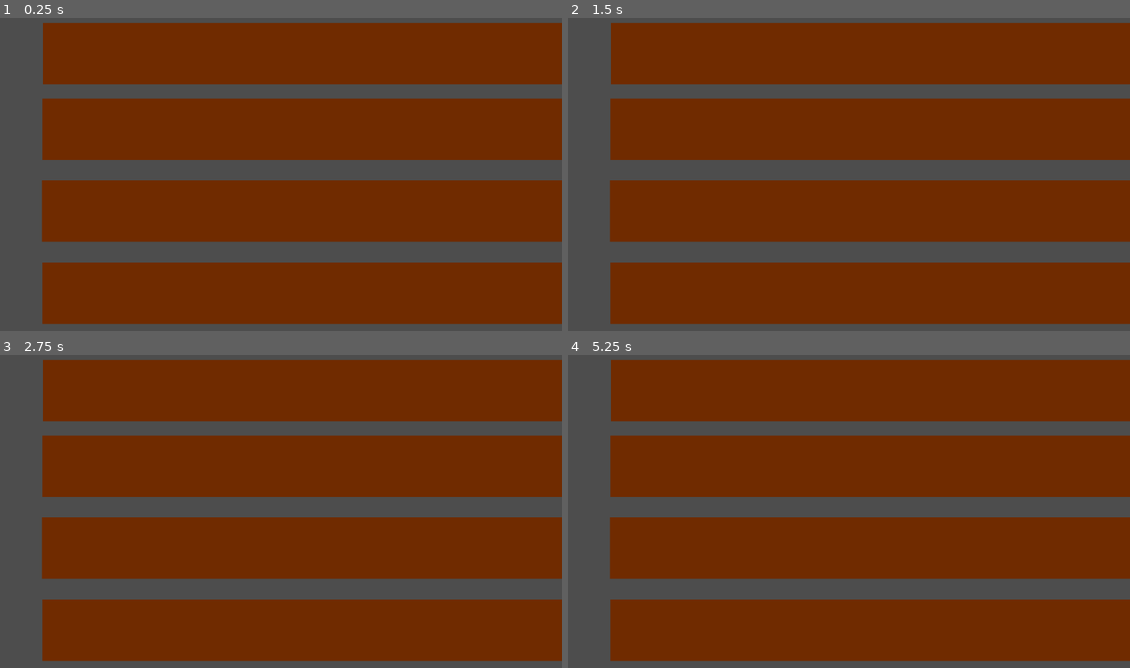
Above: before the commit, frames 1-4 (two rows, left to right).
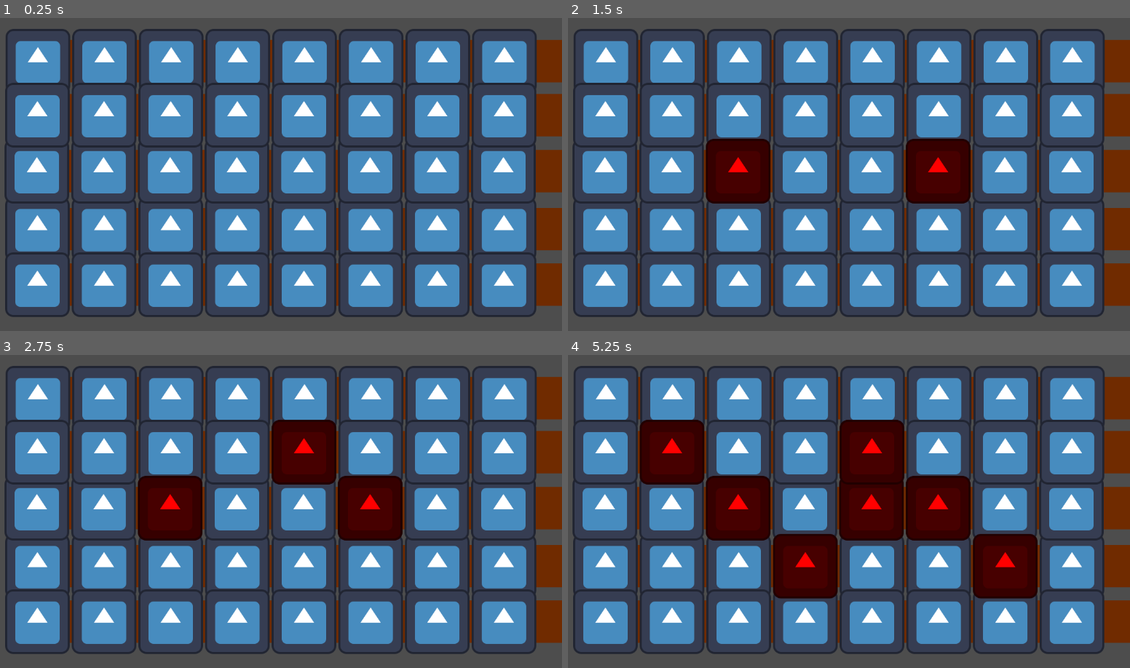
Above: after the commit, the same moments.

Repository: ImOutOfBounds/tower-defense
Game: Godot game, scene res://scenes/level.tscn
The game is run twice, just before and just after one commit, with the same random seed, the same clock (stepped at 60 frames per second) and the same inputs. The engine's default icon, where the game draws it, is replaced by a stand-in: a white triangle on a blue panel in a dark square.
Inputs (mouse positions are in pixels of both pictures, inside the frame that each line leads up to):
- Up to frame 1 (0.25 s): no input
- Up to frame 2 (1.5 s): tap Enter at 0.5 s; move the mouse to (967, 155) at 0.52 s; click (967, 155) at 0.67 s; tap Space at 1.25 s; move the mouse to (725, 190) at 1.27 s; click (725, 190) at 1.42 s
- Up to frame 3 (2.75 s): tap Enter at 2 s; move the mouse to (331, 436) at 2.02 s; click (331, 436) at 2.17 s
- Up to frame 4 (5.25 s): tap Space at 2.75, 4.25 s; move the mouse to (809, 574) at 2.77 s; click (809, 574) at 2.92 s; tap Enter at 3.5 s; move the mouse to (1011, 558) at 3.52 s; click (1011, 558) at 3.67 s; move the mouse to (663, 461) at 4.27 s; click (663, 461) at 4.42 s; move the mouse to (865, 508) at 5.02 s; click (865, 508) at 5.17 s

The runs differ from the first frame. In frame 1, 82% of the frame differs, in the area x 0-100%, y 1-98%; in frame 2, 82%; in frame 3, 82%; in frame 4, 84%.

Commit message:
version 1

Diff:
--- a/towerdefense/project.godot
+++ b/towerdefense/project.godot
@@ -14,3 +14,12 @@
 run/main_scene="res://scenes/level.tscn"
 config/features=PackedStringArray("4.3", "Forward Plus")
 config/icon="res://icon.svg"
+
+[layer_names]
+
+2d_render/layer_1="torrets"
+2d_render/layer_2="enemys"
+2d_render/layer_3="torrProj"
+2d_physics/layer_1="Torrets"
+2d_physics/layer_2="Enemys"
+2d_physics/layer_3="Projectiles"
--- /dev/null
+++ b/towerdefense/scenes/Projectiles/Shot.tscn
@@ -0,0 +1,25 @@
+[gd_scene load_steps=4 format=3 uid="uid://b3pv7irlkanal"]
+
+[ext_resource type="Script" path="res://scripts/shot.gd" id="1_07x62"]
+[ext_resource type="Texture2D" uid="uid://dvn5l6f6nm1o0" path="res://icon.svg" id="1_dbkh5"]
+
+[sub_resource type="CircleShape2D" id="CircleShape2D_3lat4"]
+radius = 27.074
+
+[node name="Shot" type="Node2D"]
+z_index = 1
+script = ExtResource("1_07x62")
+
+[node name="Icon" type="Sprite2D" parent="."]
+modulate = Color(0.25, 1, 0, 1)
+scale = Vector2(0.4, 0.4)
+texture = ExtResource("1_dbkh5")
+
+[node name="StaticBody2D" type="Area2D" parent="."]
+collision_layer = 4
+collision_mask = 2
+
+[node name="CollisionShape2D" type="CollisionShape2D" parent="StaticBody2D"]
+shape = SubResource("CircleShape2D_3lat4")
+
+[connection signal="body_entered" from="StaticBody2D" to="." method="_on_static_body_2d_body_entered"]
--- a/towerdefense/scenes/enemys/zombie.tscn
+++ b/towerdefense/scenes/enemys/zombie.tscn
@@ -1,7 +1,10 @@
-[gd_scene load_steps=3 format=3 uid="uid://q7teof7gg5qe"]
+[gd_scene load_steps=4 format=3 uid="uid://q7teof7gg5qe"]
 
 [ext_resource type="Script" path="res://scripts/zombie.gd" id="1_4jkhq"]
 [ext_resource type="Texture2D" uid="uid://dvn5l6f6nm1o0" path="res://icon.svg" id="1_i6mnc"]
+
+[sub_resource type="RectangleShape2D" id="RectangleShape2D_h2xx4"]
+size = Vector2(123, 120)
 
 [node name="Zombie" type="Node2D"]
 script = ExtResource("1_4jkhq")
@@ -9,3 +12,11 @@
 [node name="Icon" type="Sprite2D" parent="."]
 modulate = Color(0.316667, 1, 0, 1)
 texture = ExtResource("1_i6mnc")
+
+[node name="StaticBody2D" type="StaticBody2D" parent="."]
+collision_layer = 2
+collision_mask = 5
+
+[node name="CollisionShape2D" type="CollisionShape2D" parent="StaticBody2D"]
+position = Vector2(-0.5, -1)
+shape = SubResource("RectangleShape2D_h2xx4")
--- a/towerdefense/scenes/layer.tscn
+++ /dev/null
@@ -1,26 +0,0 @@
-[gd_scene load_steps=3 format=3 uid="uid://cqguu6my57xbb"]
-
-[ext_resource type="Script" path="res://scripts/layer.gd" id="1_k66nc"]
-[ext_resource type="PackedScene" uid="uid://q7teof7gg5qe" path="res://scenes/enemys/zombie.tscn" id="2_qesm7"]
-
-[node name="Layer" type="Node2D"]
-script = ExtResource("1_k66nc")
-enemy = ExtResource("2_qesm7")
-
-[node name="ColorRect" type="ColorRect" parent="."]
-anchors_preset = 8
-anchor_left = 0.5
-anchor_top = 0.5
-anchor_right = 0.5
-anchor_bottom = 0.5
-offset_left = -1153.0
-offset_top = -63.0
-offset_bottom = 59.0
-grow_horizontal = 2
-grow_vertical = 2
-size_flags_horizontal = 4
-color = Color(0.44, 0.168667, 0, 1)
-
-[node name="Timer" type="Timer" parent="."]
-
-[connection signal="timeout" from="Timer" to="." method="_on_timer_timeout"]
--- a/towerdefense/scenes/level.tscn
+++ b/towerdefense/scenes/level.tscn
@@ -1,18 +1,21 @@
 [gd_scene load_steps=2 format=3 uid="uid://d67ytyupxg37"]
 
-[ext_resource type="PackedScene" uid="uid://cqguu6my57xbb" path="res://scenes/layer.tscn" id="1_ex1bv"]
+[ext_resource type="PackedScene" uid="uid://cqguu6my57xbb" path="res://scenes/level/layer.tscn" id="1_ex1bv"]
 
 [node name="Level" type="Node2D"]
 position = Vector2(125, 3)
 
 [node name="Layer" parent="." instance=ExtResource("1_ex1bv")]
-position = Vector2(1152, 87)
+position = Vector2(451, 100)
 
 [node name="Layer2" parent="." instance=ExtResource("1_ex1bv")]
-position = Vector2(1151, 562)
+position = Vector2(450, 433)
 
 [node name="Layer3" parent="." instance=ExtResource("1_ex1bv")]
-position = Vector2(1150, 399)
+position = Vector2(449, 318)
 
 [node name="Layer4" parent="." instance=ExtResource("1_ex1bv")]
-position = Vector2(1151, 237)
+position = Vector2(450, 207)
+
+[node name="Layer5" parent="." instance=ExtResource("1_ex1bv")]
+position = Vector2(450, 543)
--- /dev/null
+++ b/towerdefense/scenes/level/instPlace.tscn
@@ -0,0 +1,16 @@
+[gd_scene load_steps=4 format=3 uid="uid://cwdxt2es5nxs2"]
+
+[ext_resource type="Texture2D" uid="uid://dvn5l6f6nm1o0" path="res://icon.svg" id="1_4kc23"]
+[ext_resource type="Script" path="res://scripts/inst_place.gd" id="2_xqnjo"]
+[ext_resource type="PackedScene" uid="uid://c03h45ggehvp5" path="res://scenes/torret/torret1.tscn" id="3_qi7ft"]
+
+[node name="InstPlace" type="TextureRect"]
+offset_left = -64.0
+offset_top = -64.0
+offset_right = 64.0
+offset_bottom = 64.0
+texture = ExtResource("1_4kc23")
+script = ExtResource("2_xqnjo")
+plant = ExtResource("3_qi7ft")
+
+[connection signal="gui_input" from="." to="." method="_on_gui_input"]
--- /dev/null
+++ b/towerdefense/scenes/level/layer.tscn
@@ -0,0 +1,69 @@
+[gd_scene load_steps=4 format=3 uid="uid://cqguu6my57xbb"]
+
+[ext_resource type="Script" path="res://scripts/layer.gd" id="1_k66nc"]
+[ext_resource type="PackedScene" uid="uid://q7teof7gg5qe" path="res://scenes/enemys/zombie.tscn" id="2_qesm7"]
+[ext_resource type="PackedScene" uid="uid://cwdxt2es5nxs2" path="res://scenes/level/instPlace.tscn" id="3_hn3po"]
+
+[node name="Layer" type="Node2D"]
+script = ExtResource("1_k66nc")
+enemy = ExtResource("2_qesm7")
+
+[node name="SpawnPoint" type="Marker2D" parent="."]
+position = Vector2(800, 0)
+
+[node name="ColorRect" type="ColorRect" parent="."]
+anchors_preset = 8
+anchor_left = 0.5
+anchor_top = 0.5
+anchor_right = 0.5
+anchor_bottom = 0.5
+offset_left = -524.0
+offset_top = -42.0
+offset_right = 895.0
+offset_bottom = 42.0
+grow_horizontal = 2
+grow_vertical = 2
+size_flags_horizontal = 4
+color = Color(0.44, 0.168667, 0, 1)
+
+[node name="Timer" type="Timer" parent="."]
+
+[node name="HBoxContainer" type="HBoxContainer" parent="."]
+anchors_preset = 8
+anchor_left = 0.5
+anchor_top = 0.5
+anchor_right = 0.5
+anchor_bottom = 0.5
+offset_left = -328.0
+offset_top = -64.0
+offset_right = 328.0
+offset_bottom = 64.0
+grow_horizontal = 2
+grow_vertical = 2
+alignment = 1
+
+[node name="InstPlace" parent="HBoxContainer" instance=ExtResource("3_hn3po")]
+layout_mode = 2
+
+[node name="InstPlace2" parent="HBoxContainer" instance=ExtResource("3_hn3po")]
+layout_mode = 2
+
+[node name="InstPlace3" parent="HBoxContainer" instance=ExtResource("3_hn3po")]
+layout_mode = 2
+
+[node name="InstPlace4" parent="HBoxContainer" instance=ExtResource("3_hn3po")]
+layout_mode = 2
+
+[node name="InstPlace5" parent="HBoxContainer" instance=ExtResource("3_hn3po")]
+layout_mode = 2
+
+[node name="InstPlace6" parent="HBoxContainer" instance=ExtResource("3_hn3po")]
+layout_mode = 2
+
+[node name="InstPlace7" parent="HBoxContainer" instance=ExtResource("3_hn3po")]
+layout_mode = 2
+
+[node name="InstPlace8" parent="HBoxContainer" instance=ExtResource("3_hn3po")]
+layout_mode = 2
+
+[connection signal="timeout" from="Timer" to="." method="_on_timer_timeout"]
--- /dev/null
+++ b/towerdefense/scenes/torret/torret1.tscn
@@ -0,0 +1,27 @@
+[gd_scene load_steps=4 format=3 uid="uid://c03h45ggehvp5"]
+
+[ext_resource type="Script" path="res://scripts/torret_1.gd" id="1_b1hcu"]
+[ext_resource type="Texture2D" uid="uid://dvn5l6f6nm1o0" path="res://icon.svg" id="2_cj3l5"]
+[ext_resource type="PackedScene" uid="uid://b3pv7irlkanal" path="res://scenes/Projectiles/Shot.tscn" id="2_d6os7"]
+
+[node name="Torret1" type="Node2D"]
+z_index = 1
+script = ExtResource("1_b1hcu")
+bullet = ExtResource("2_d6os7")
+
+[node name="Aim" type="Marker2D" parent="."]
+position = Vector2(128, 66)
+
+[node name="Icon" type="Sprite2D" parent="."]
+modulate = Color(1, 0, 0, 1)
+position = Vector2(64, 64)
+texture = ExtResource("2_cj3l5")
+
+[node name="RayCast2D" type="RayCast2D" parent="."]
+position = Vector2(2, 66)
+target_position = Vector2(1063, 0)
+collision_mask = 2
+
+[node name="Timer" type="Timer" parent="."]
+
+[connection signal="timeout" from="Timer" to="." method="_on_timer_timeout"]
--- /dev/null
+++ b/towerdefense/scripts/inst_place.gd
@@ -0,0 +1,10 @@
+extends TextureRect
+
+@export var plant : PackedScene
+
+
+func _on_gui_input(event: InputEvent) -> void:
+	if event is InputEventMouseButton:
+		if event.button_index == MOUSE_BUTTON_LEFT and event.pressed:
+			var new_instance = plant.instantiate()
+			add_child(new_instance)
--- a/towerdefense/scripts/layer.gd
+++ b/towerdefense/scripts/layer.gd
@@ -1,24 +1,18 @@
 extends Node2D
 
 
-@export var enemy = PackedScene
-
+@export var enemy : PackedScene
 
 
 # Called when the node enters the scene tree for the first time.
 func _ready() -> void:
-	enemy = load("res://scenes/enemys/zombie.tscn")
 	var time = randi_range(5, 10)
 	$Timer.start(time)
 
 
-# Called every frame. 'delta' is the elapsed time since the previous frame.
-func _process(delta: float) -> void:
-	pass
-
-
 func _on_timer_timeout() -> void:
 	var new_instance = enemy.instantiate()
+	new_instance.position = $SpawnPoint.position
 	add_child(new_instance)
 	var time = randi_range(5, 20)
 	$Timer.start(time)
--- /dev/null
+++ b/towerdefense/scripts/shot.gd
@@ -0,0 +1,10 @@
+extends Node2D
+
+
+func _on_static_body_2d_body_entered(body: Node2D) -> void:
+	if ("life" in body):
+		body.life -= 25
+	queue_free()
+
+func _physics_process(delta: float) -> void:
+	position.x += 4
--- /dev/null
+++ b/towerdefense/scripts/torret_1.gd
@@ -0,0 +1,22 @@
+extends Node2D
+
+@export var bullet : PackedScene
+@onready var isInTimer = false
+# Called when the node enters the scene tree for the first time.
+func _ready() -> void:
+	pass
+
+
+# Called every frame. 'delta' is the elapsed time since the previous frame.
+func _process(delta: float) -> void:
+	if $RayCast2D.get_collider() and not isInTimer:
+		isInTimer = true
+		$Timer.start(1)
+
+
+func _on_timer_timeout() -> void:
+	print("marcao")
+	var new_instance = bullet.instantiate()
+	new_instance.position = $Aim.position
+	add_child(new_instance)
+	isInTimer = false
--- a/towerdefense/scripts/zombie.gd
+++ b/towerdefense/scripts/zombie.gd
@@ -1,5 +1,6 @@
 extends Node2D
 
+@onready var life = 100
 
 # Called when the node enters the scene tree for the first time.
 func _ready() -> void:
@@ -9,3 +10,6 @@
 # Called every frame. 'delta' is the elapsed time since the previous frame.
 func _process(delta: float) -> void:
 	position.x -= 1
+
+	if life <= 0:
+		queue_free()
Binary file added: towerdefense/bullet.gif
Binary file added: towerdefense/scenes/bullet.gif
Binary file added: towerdefense/scenes/enemys/bullet.gif
Binary file added: towerdefense/sprites/bullet.gif
Not shown, added: towerdefense/scenes/level/ins3F3C.tmp
